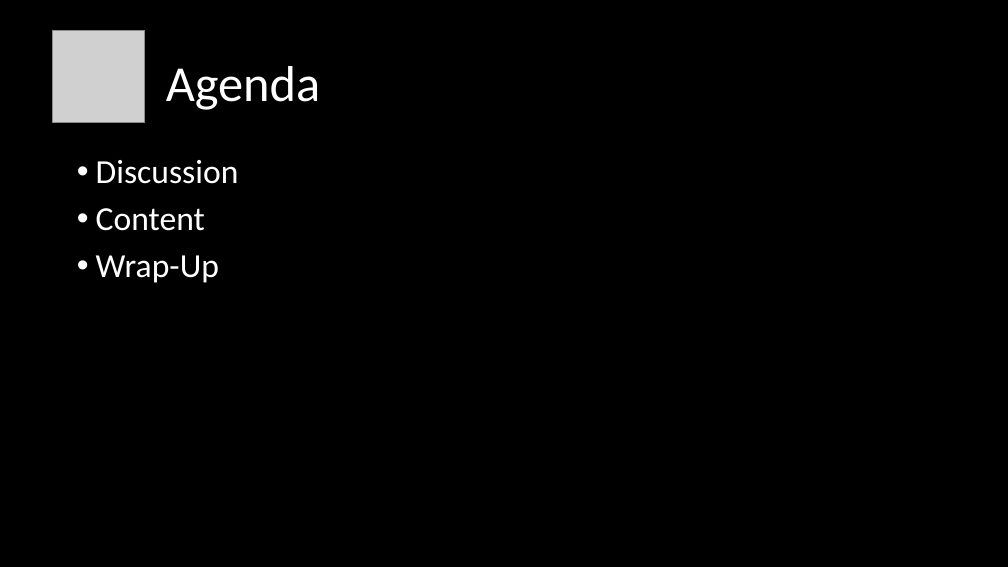
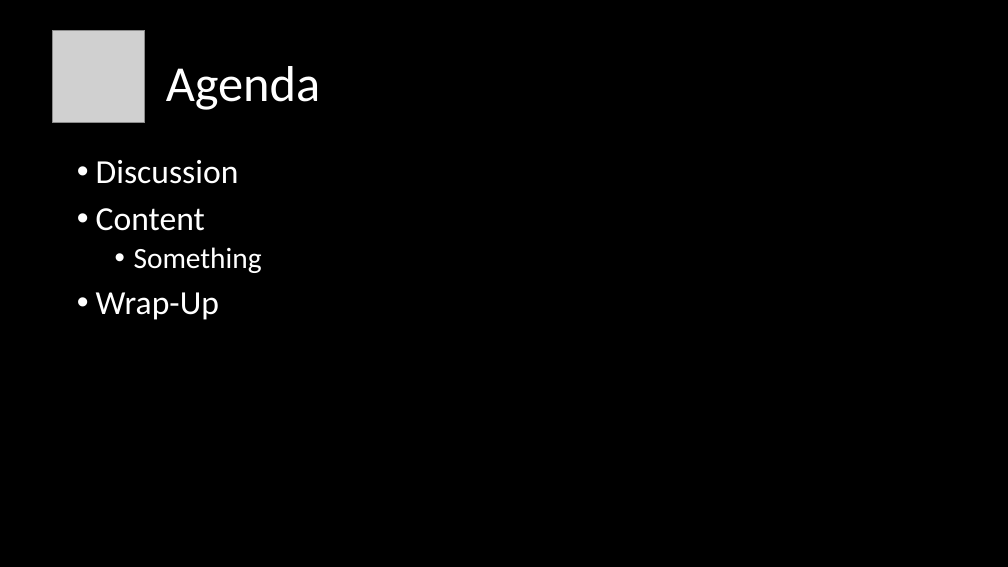
Before and after one commit to orstewar/ist346-content, a slide deck: slide 2 of content/_template_.pptx. Drawn at 1008x567 pixels with LibreOffice and Linux fonts; fonts in the diff are those of the drawing; grey boxes stand for pictures. Boxes give left, top, right and bottom in pixels: in the first picture for what was removed or moved away, otherwise in the second. Text is boxed around its words. In the diff, an @@ line names an element or a change of style, - is before the commit and + after.

```diff
--- a/content/_template_.pptx
+++ b/content/_template_.pptx
@@ text at [134,247,262,273]: paragraph added @@
+  • Something
```
Also in this commit, not shown: 1 other slide changed, 1 slide removed, 8 other files.
